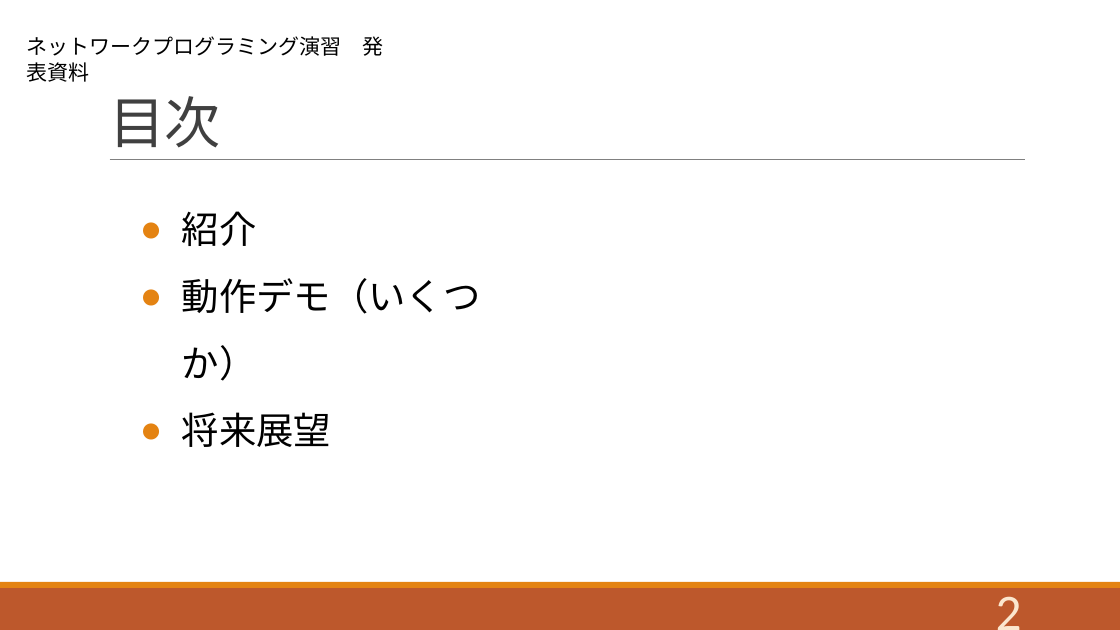
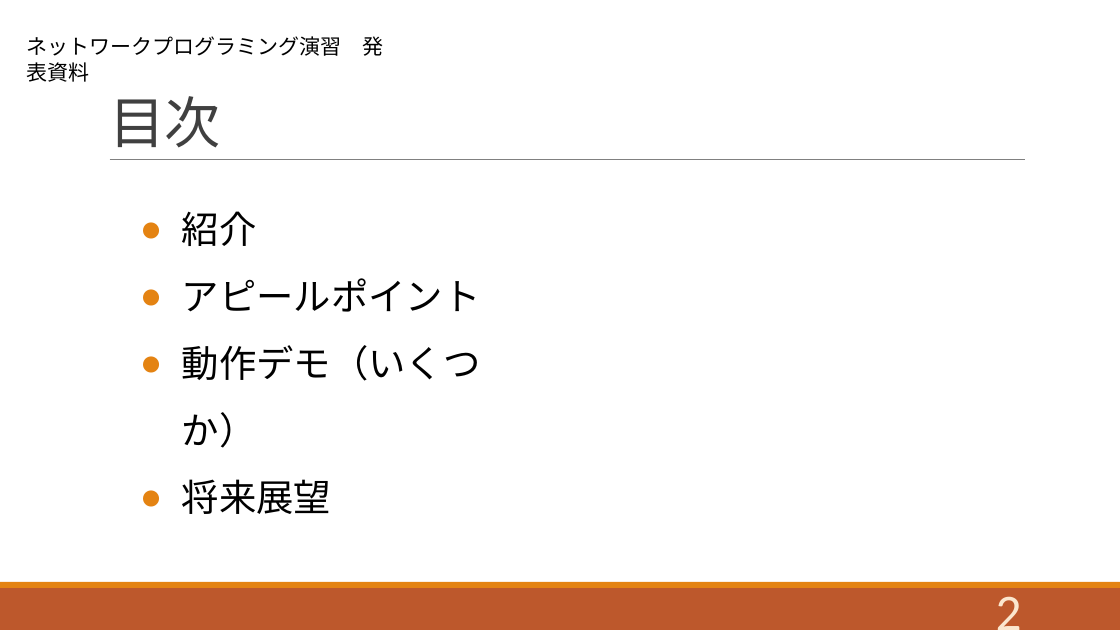
Before and after one commit to nemu-ism/reverb, a slide deck: slide 2 of reverb.pptx. Drawn at 1120x630 pixels with LibreOffice and Linux fonts; fonts in the diff are those of the drawing. Boxes give left, top, right and bottom in pixels: in the first picture for what was removed or moved away, otherwise in the second. Text is boxed around its words. In the diff, an @@ line names an element or a change of style, - is before the commit and + after.

```diff
--- a/reverb.pptx
+++ b/reverb.pptx
@@ text at box(182, 278, 481, 312): paragraph added @@
+● アピールポイント
```
Also in this commit, not shown: 1 slide added, 1 other file.
